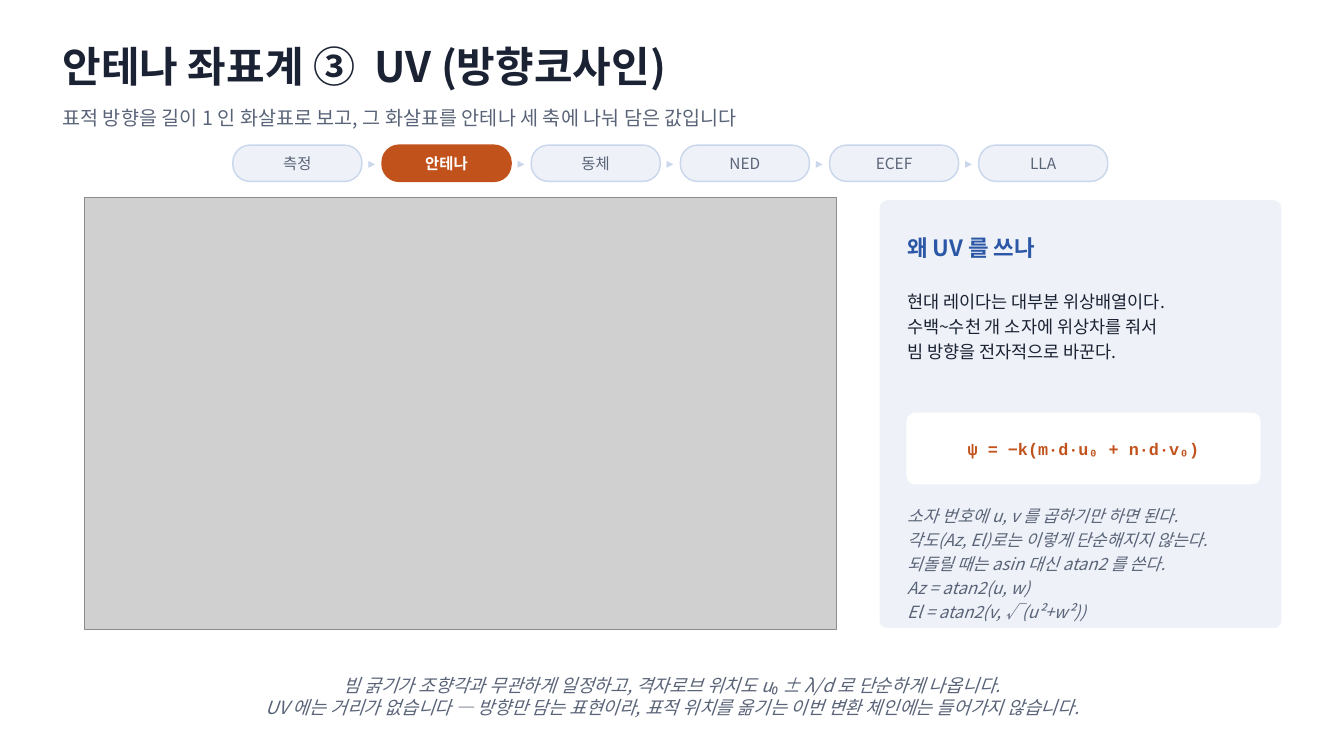
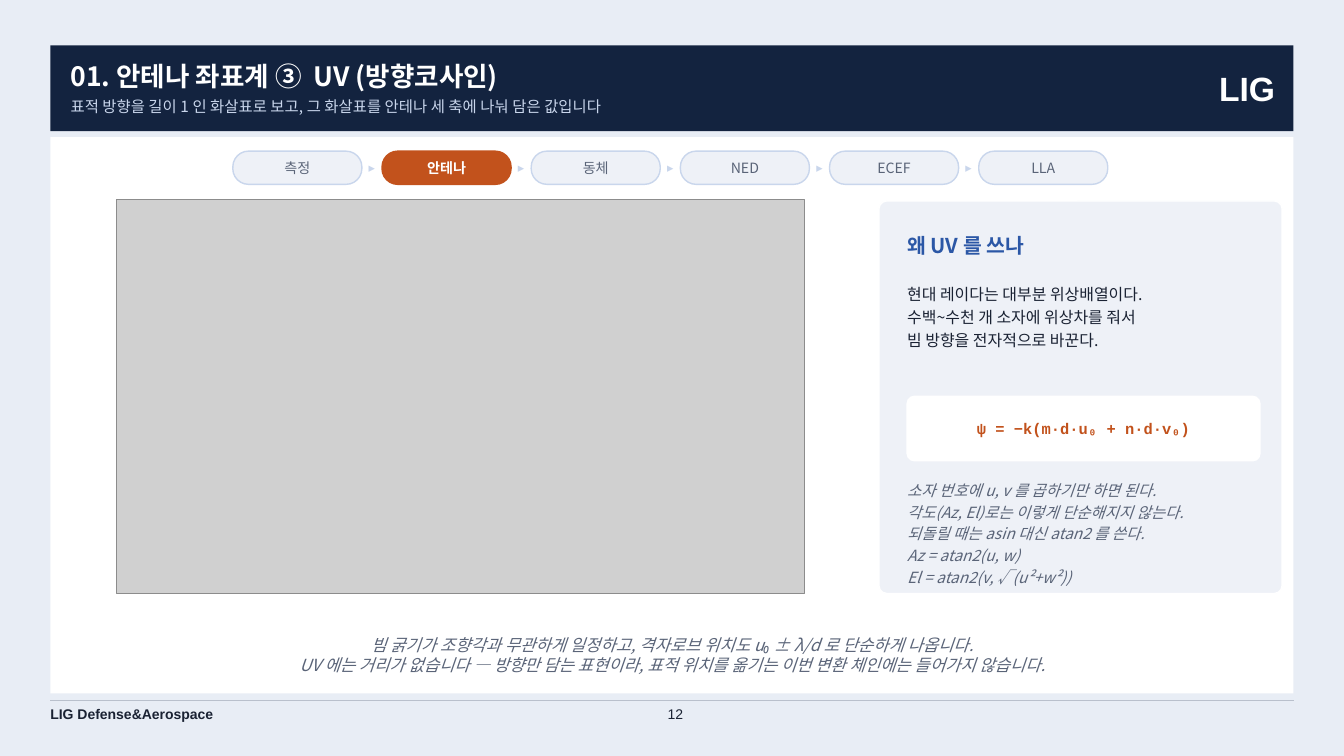
Before and after one commit to harley-hwan/IpcProc, a slide deck: slide 12 of Part2_CoordFrames/ref/산출물/Chapter2_coordinate_systems.pptx. Drawn at 1344x756 pixels with LibreOffice and Linux fonts; fonts in the diff are those of the drawing; grey boxes stand for pictures. Boxes give left, top, right and bottom in pixels: in the first picture for what was removed or moved away, otherwise in the second. Text is boxed around its words. In the diff, an @@ line names an element or a change of style, - is before the commit and + after.

```diff
--- a/Part2_CoordFrames/ref/산출물/Chapter2_coordinate_systems.pptx
+++ b/Part2_CoordFrames/ref/산출물/Chapter2_coordinate_systems.pptx
@@ background #FFFFFF to #E8EDF5 @@
@@ rectangle added at (50,45,1294,131), fill #13233F @@
@@ text removed at (62,46,666,91) @@
-안테나 좌표계 ③ UV (방향코사인)
@@ text "01. 안테나 좌표계 ③ UV ...": place and size @@
-text "01. 안테나 좌표계 ③ UV ..." at (62,108,737,129)
+text "01. 안테나 좌표계 ③ UV ..." at (71,63,601,115)
@@ text at (71,63,498,92): paragraph added @@
+01. 안테나 좌표계 ③ UV (방향코사인)
@@ text added at (1219,77,1275,102), 24 pt, text #FFFFFF, bold @@
+LIG
@@ text at (71,99,601,115): size 14 to 11 pt, text colour #5A6478 to #C9D6EC in "표적 방향을 길이 1 인 화살표로 보고, ..."; line spacing 1 to 14pt @@
@@ rectangle added at (50,137,1294,694), fill #FFFFFF @@
@@ size 10 to 9.1 pt in 5 elements at (362,151,382,185), (511,151,531,185), (660,151,681,185), (810,151,830,185), (959,151,979,185) @@
@@ size 11 to 10.1 pt in 6 elements at (284,161,310,174), (427,161,466,175), (583,161,609,174), (731,162,759,173), (877,162,910,173), (1031,162,1055,173) @@
@@ 6 rounded rectangles: place and size @@
-6 rounded rectangles at (233,145,1108,181)
+6 rounded rectangles at (233,151,1108,185)
@@ picture: place and size @@
-picture at (85,198,838,629)
+picture at (117,200,805,594)
@@ rounded rectangle: place and size @@
-rounded rectangle at (879,200,1282,629)
+rounded rectangle at (879,201,1282,593)
@@ text "왜 UV 를 쓰나" at (907,236,1025,255): size 16 to 14.6 pt @@
@@ text "현대 레이다는 대부분 위상배열이다." at (907,286,1143,348): size 12.5 to 11.4 pt; line spacing 18pt to 16.4pt @@
@@ text "ψ = −k(m·d·u₀ + n·d·v₀)": place and size @@
-text "ψ = −k(m·d·u₀ + n·d·v₀)" at (968,443,1200,459)
+text "ψ = −k(m·d·u₀ + n·d·v₀)" at (977,423,1190,439)
@@ text "ψ = −k(m·d·u₀ + n·d·v₀)" at (977,423,1190,439): size 12 to 11 pt @@
@@ rounded rectangle: place and size @@
-rounded rectangle at (907,413,1260,484)
+rounded rectangle at (907,396,1260,461)
@@ text "소자 번호에 u, v 를 ...": place and size @@
-text "소자 번호에 u, v 를 ..." at (907,508,1208,621)
+text "소자 번호에 u, v 를 ..." at (907,483,1184,586)
@@ text "소자 번호에 u, v 를 ..." at (907,483,1184,586): size 12 to 11 pt; line spacing 17pt to 15.5pt @@
@@ text "빔 굵기가 조향각과 무관하게 일정하고, ...": place and size @@
-text "빔 굵기가 조향각과 무관하게 일정하고, ..." at (265,677,1079,717)
+text "빔 굵기가 조향각과 무관하게 일정하고, ..." at (299,637,1045,674)
@@ text "빔 굵기가 조향각과 무관하게 일정하고, ..." at (299,637,1045,674): size 13 to 11.9 pt @@
@@ line added from (50, 701) to (1294, 701), #B9C0CC 0.75 pt @@
@@ text added at (50,709,213,722), 10 pt, text #1A2233, bold @@
+LIG Defense&Aerospace
@@ page number added at (668,709,684,719), 10 pt, text #1A2233 @@
+12
```
Also in this commit, not shown: 34 other slides changed, 9 other files.
